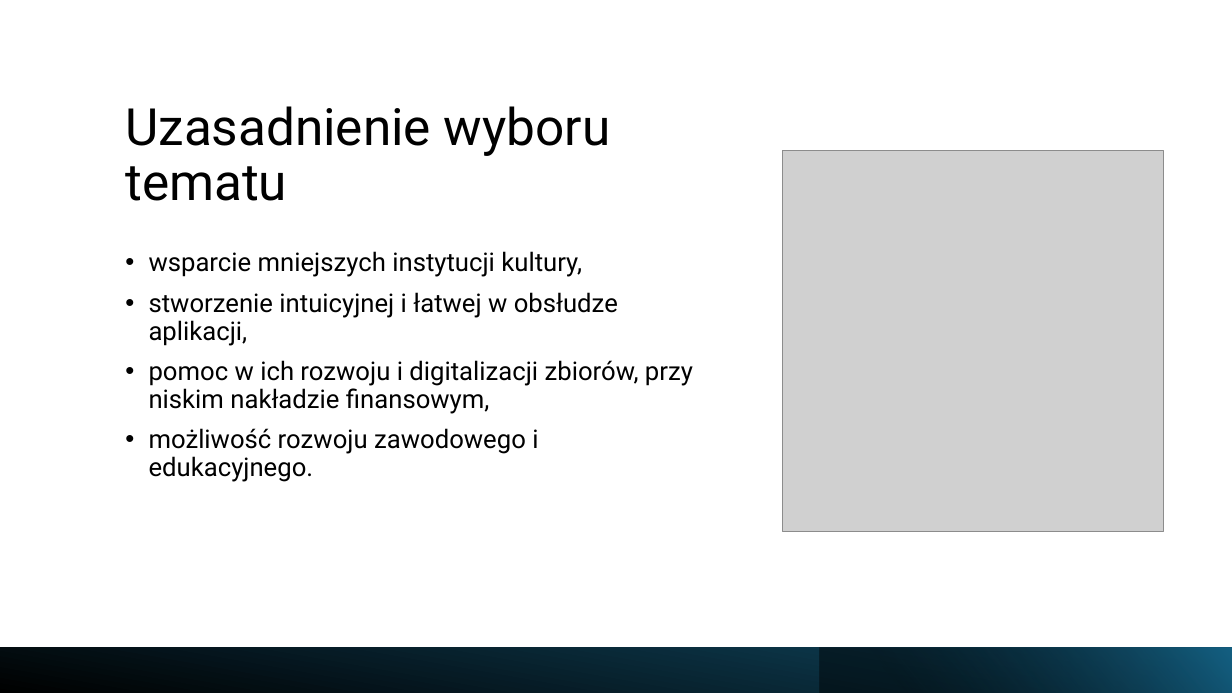
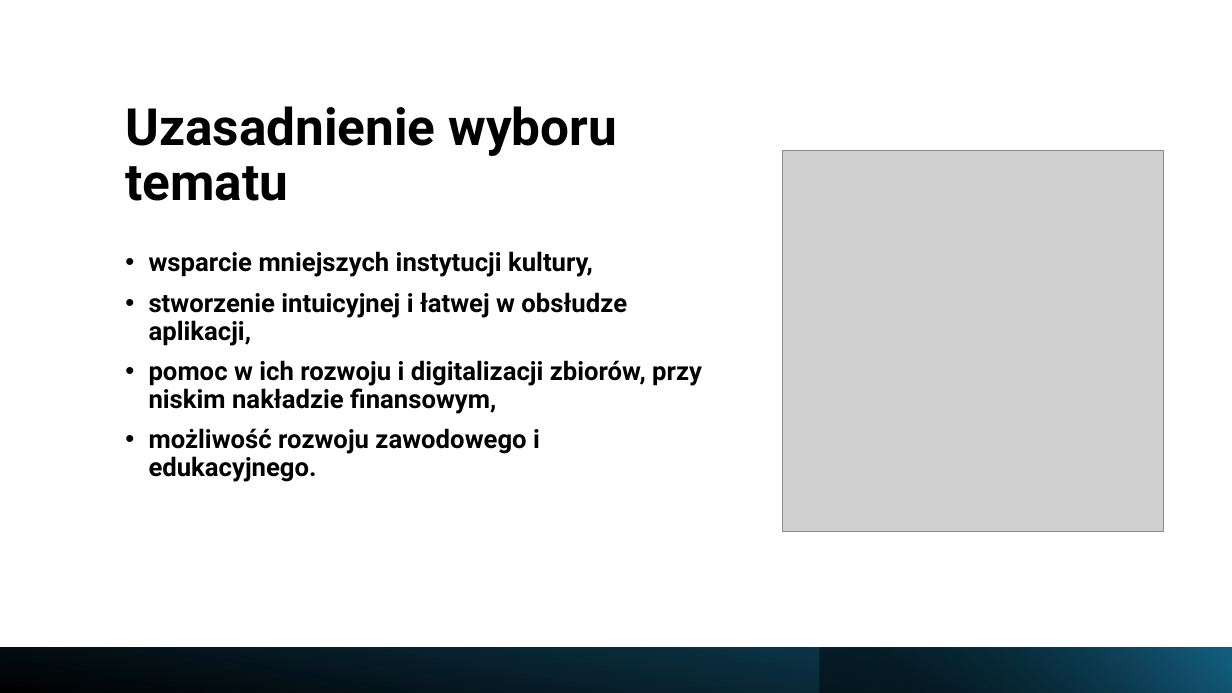
Before and after one commit to oliwiaglodek/MuzeumWPF, a slide deck: slide 3 of Prezentacja na obronę.pptx. Drawn at 1232x693 pixels with LibreOffice and Linux fonts; fonts in the diff are those of the drawing; grey boxes stand for pictures. Boxes give left, top, right and bottom in pixels: in the first picture for what was removed or moved away, otherwise in the second. Text is boxed around its words. In the diff, an @@ line names an element or a change of style, - is before the commit and + after.

```diff
--- a/Prezentacja na obronę.pptx
+++ b/Prezentacja na obronę.pptx
@@ title "Uzasadnienie wyboru tematu" at (125,106,617,201): bold on @@
@@ text "wsparcie mniejszych instytucji kultury," at (149,251,702,482): bold on @@
```
Also in this commit, not shown: 20 other slides changed, 1 other file.
